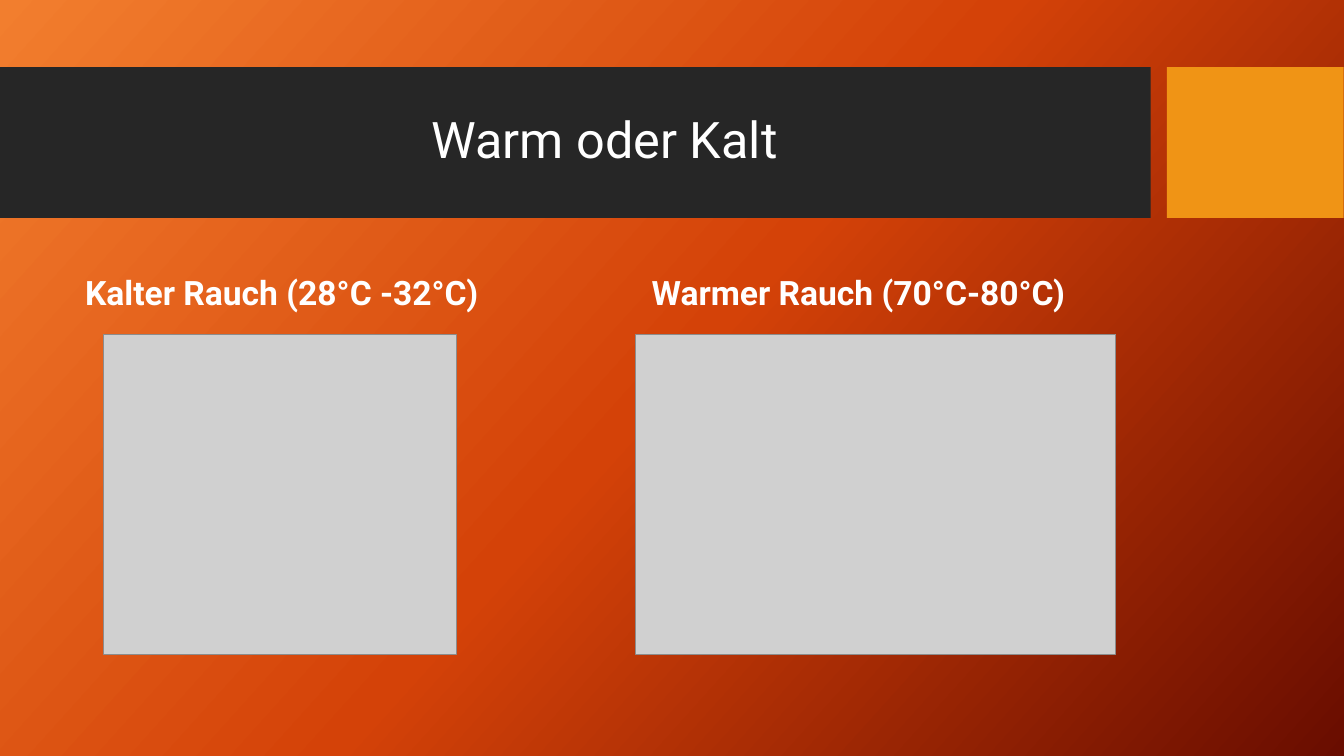
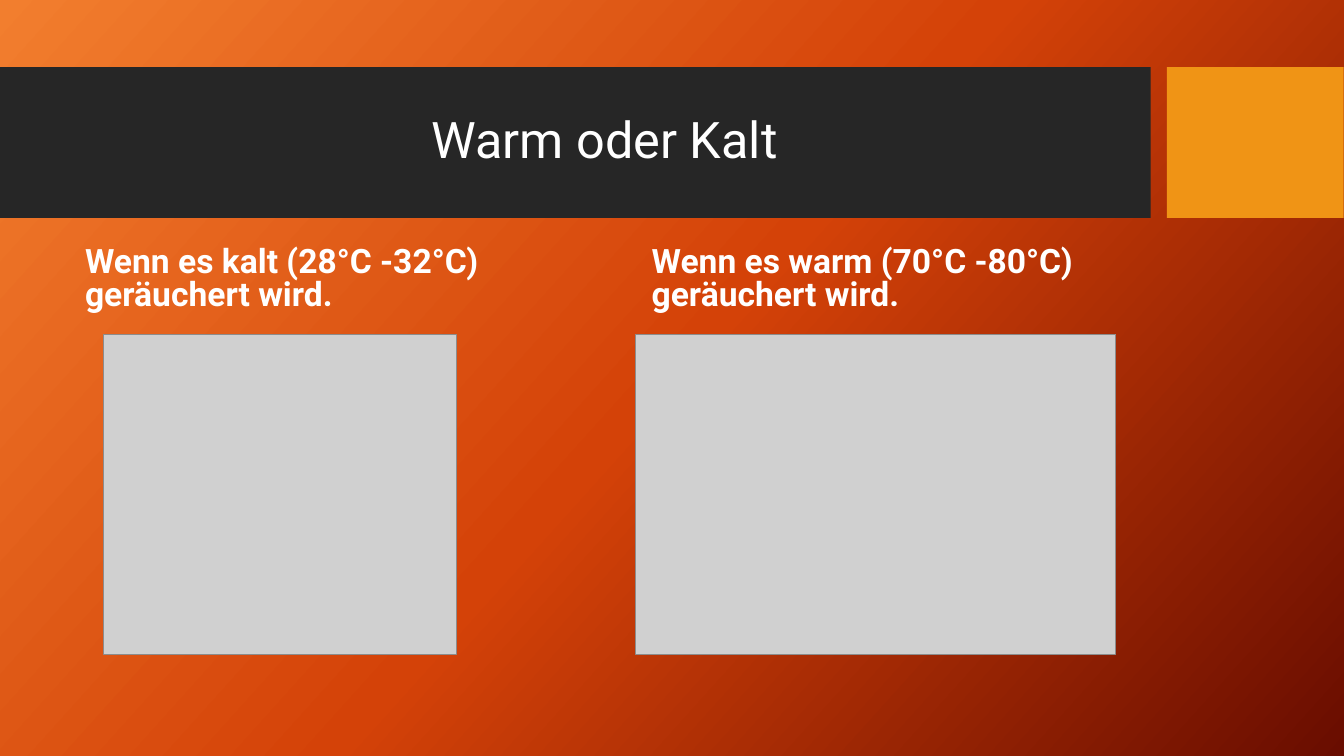
Before and after one commit to ClarkGuilty/2017, a slide deck: slide 6 of otrasMaterias/Präsentation.pptx. Drawn at 1344x756 pixels with LibreOffice and Linux fonts; fonts in the diff are those of the drawing; grey boxes stand for pictures; background and template pictures are left out. Boxes give left, top, right and bottom in pixels: in the first picture for what was removed or moved away, otherwise in the second. Text is boxed around its words. In the diff, an @@ line names an element or a change of style, - is before the commit and + after.

```diff
--- a/otrasMaterias/Präsentation.pptx
+++ b/otrasMaterias/Präsentation.pptx
@@ text at (x1=85, y1=246, x2=478, y2=313): text changed @@
-Kalter Rauch (28°C -32°C)
+Wenn es kalt (28°C -32°C) geräuchert wird.
@@ text at (x1=652, y1=246, x2=1073, y2=313): text changed @@
-Warmer Rauch (70°C-80°C)
+Wenn es warm (70°C -80°C) geräuchert wird.
```
Also in this commit, not shown: 3 other slides changed, 3 other files.
